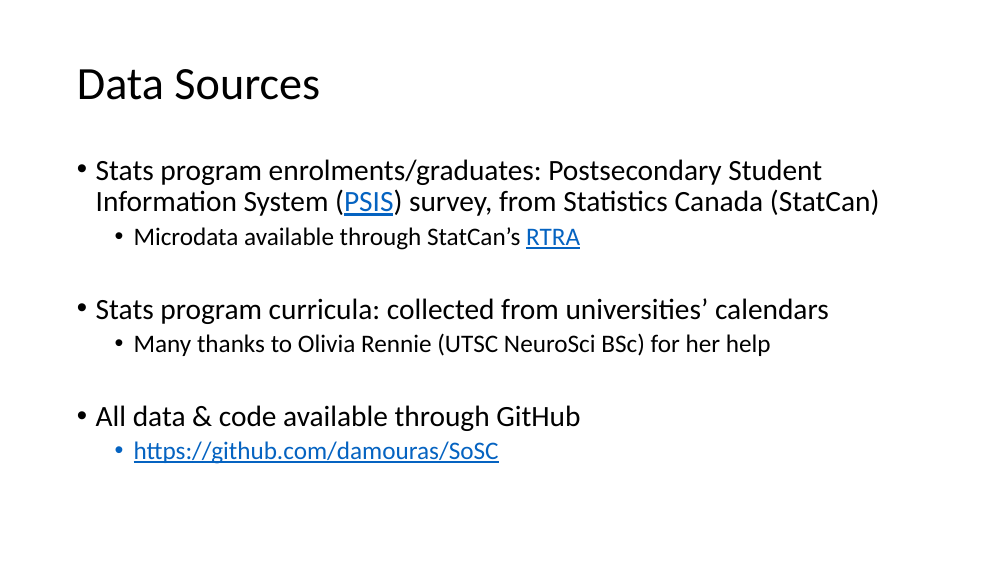
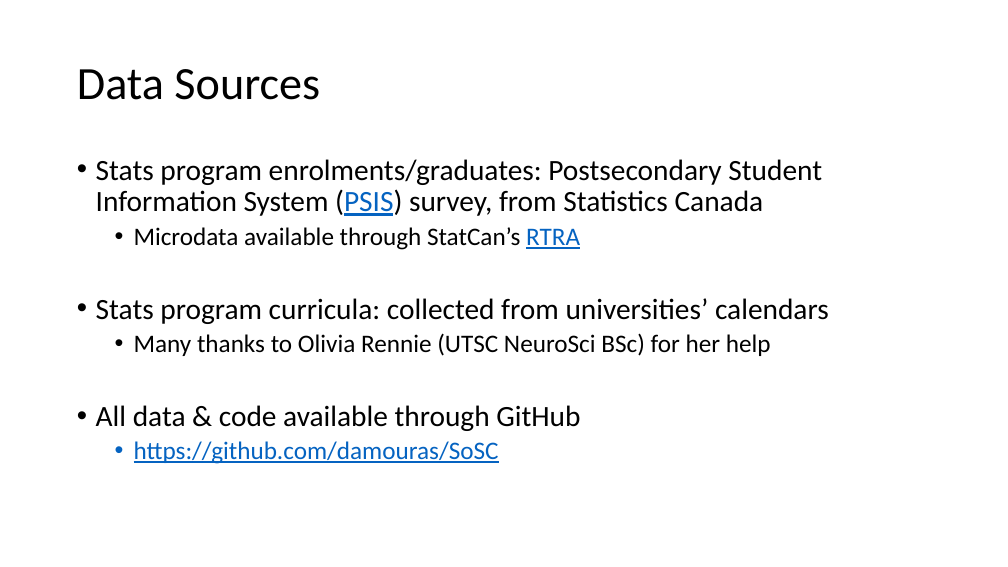
Before and after one commit to damouras/SoSC, a slide deck: slide 2 of Status fo Statistics Curricula.pptx. Drawn at 1008x567 pixels with LibreOffice and Linux fonts; fonts in the diff are those of the drawing. Boxes give left, top, right and bottom in pixels: in the first picture for what was removed or moved away, otherwise in the second. Text is boxed around its words. In the diff, an @@ line names an element or a change of style, - is before the commit and + after.

```diff
--- a/Status fo Statistics Curricula.pptx
+++ b/Status fo Statistics Curricula.pptx
@@ text at [96, 159, 822, 216]: text changed @@
-• Stats program enrolments/graduates: Postsecondary Student Information System (PSIS) survey, from Statistics Canada (StatCan)
+• Stats program enrolments/graduates: Postsecondary Student Information System (PSIS) survey, from Statistics Canada
```
Also in this commit, not shown: 8 other slides changed, 4 other files.
